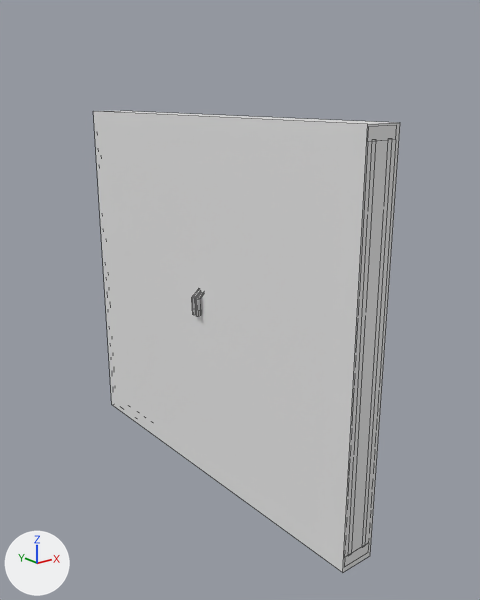
Before and after pictures for a commit that changed the Blender file Assets/Level/models/blend_files/window.blend.
Before and after are seen from a 50 mm lens placed at (-2.17, -3.84, 1.12), pointed at (0.1, -1.0, -0.01). Arrows for +X, +Y and +Z are at lower left; the lights stay in place. Mesh edges are drawn as thin lines.

The first picture shows 'рама', 'хитбокс'.
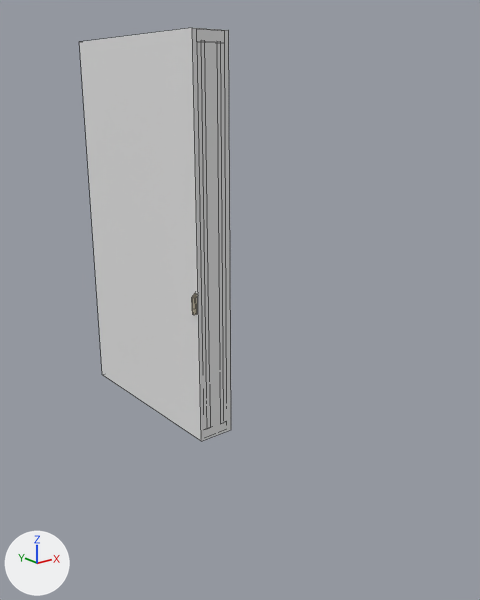
Where the newer file only moved an object's origin or applied its transform, the numbers keep the older frame.

Changed parts and their boxes (x1, y1, x2, y2) in the pictures (480 x 600 px):
'хитбокс', mesh rescaled (50% narrower, 10% shorter): before (93, 111, 400, 572); after (79, 28, 231, 441)
'рама', deleted: before (192, 291, 203, 316)
'рама.001', added: after (192, 294, 197, 315)

Diff of the bpy script that builds the scene:
```diff
--- a/Assets/Level/models/blend_files/window.blend.py
+++ b/Assets/Level/models/blend_files/window.blend.py
@@ mat_material @@
 mat_material = principled_material('Material')
-mat_material.base_color = (1.0, 0.906, 0.656)  # beige #fff4d4
+mat_material.base_color = (1.0, 0.905, 0.658)  # beige #fff4d4
@@ me_cube_013 @@
 me_cube_013.from_pydata(...)  # 8 vertices, 6 faces; spans x -0.1..0.1, y -2.05..0.27, z -1.1..1.0
 # used by ob_хитбокс; location = (0.0, 0.0, 0.0)
+# me_cube_013 part 1: the whole mesh is scaled about its middle by (1.15, 0.545, 1.1), then moved by (0.0, 0.63, 0.32)
@@ me_cube_002 @@
+me_cube_002.from_pydata(...)  # 84 vertices, 60 faces; spans x -1.6..1.0, y -0.6..1.0, z -12.7..30.7
+me_cube_002.materials.append(mat_material)  # beige #fff4d4
@@ ob_рама @@
-ob_рама = bpy.data.objects.new('рама', me_cube_001)
-ob_рама.location = (0.0, 0.0, 0.0)
-ob_рама.rotation_euler = (1.572, 0.0, 0.0)  # degrees (90, 0, 0)
-ob_рама.scale = (0.0867, 1.42, 0.029)
@@ ob_рама_001 @@
+ob_рама_001 = bpy.data.objects.new('рама.001', me_cube_002)
+ob_рама_001.location = (0.0, 0.0, 0.0)
+ob_рама_001.rotation_euler = (1.572, 0.0, 0.0)  # degrees (90, 0, 0)
+ob_рама_001.scale = (0.0867, 1.42, 0.029)
```
